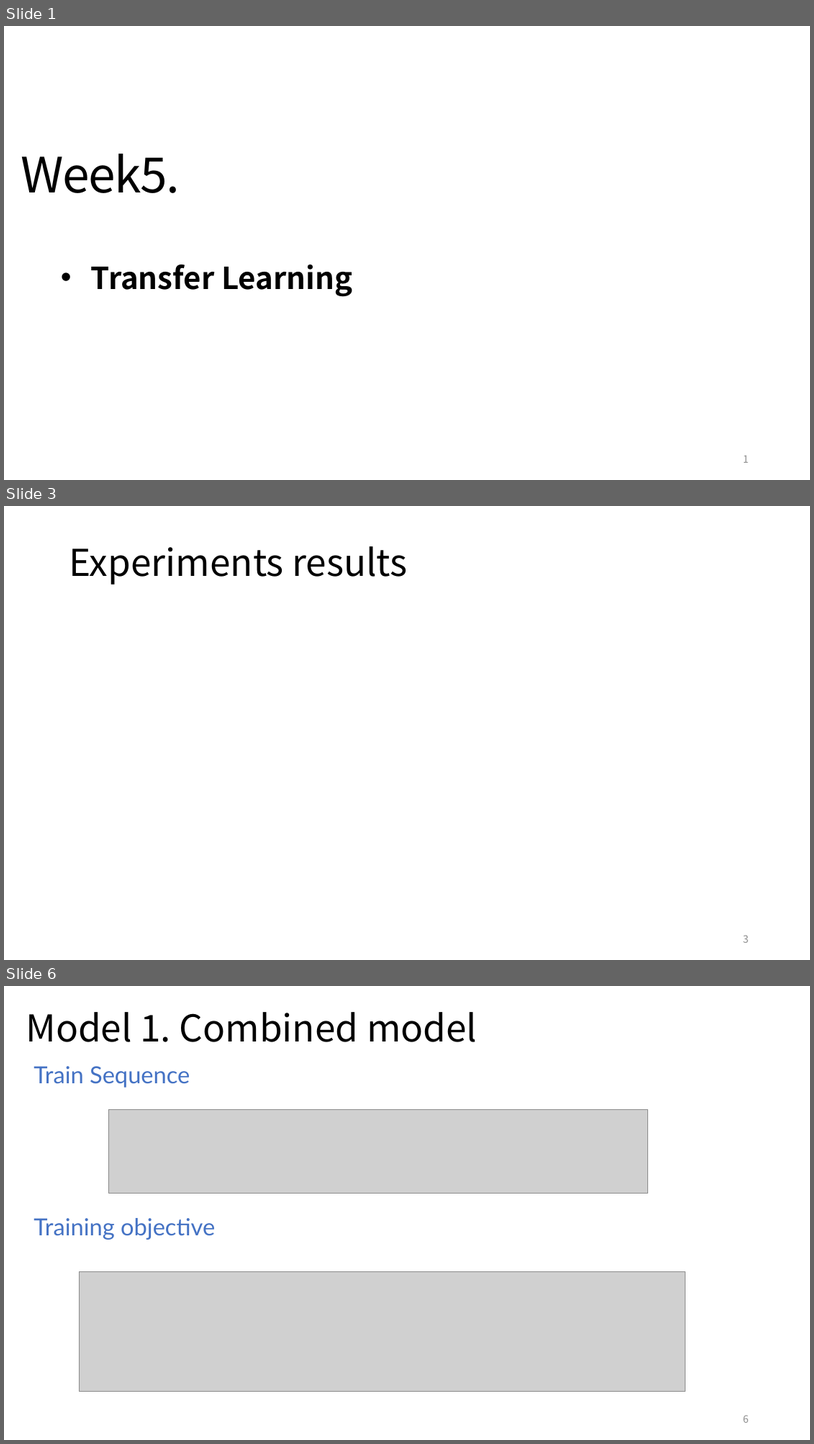
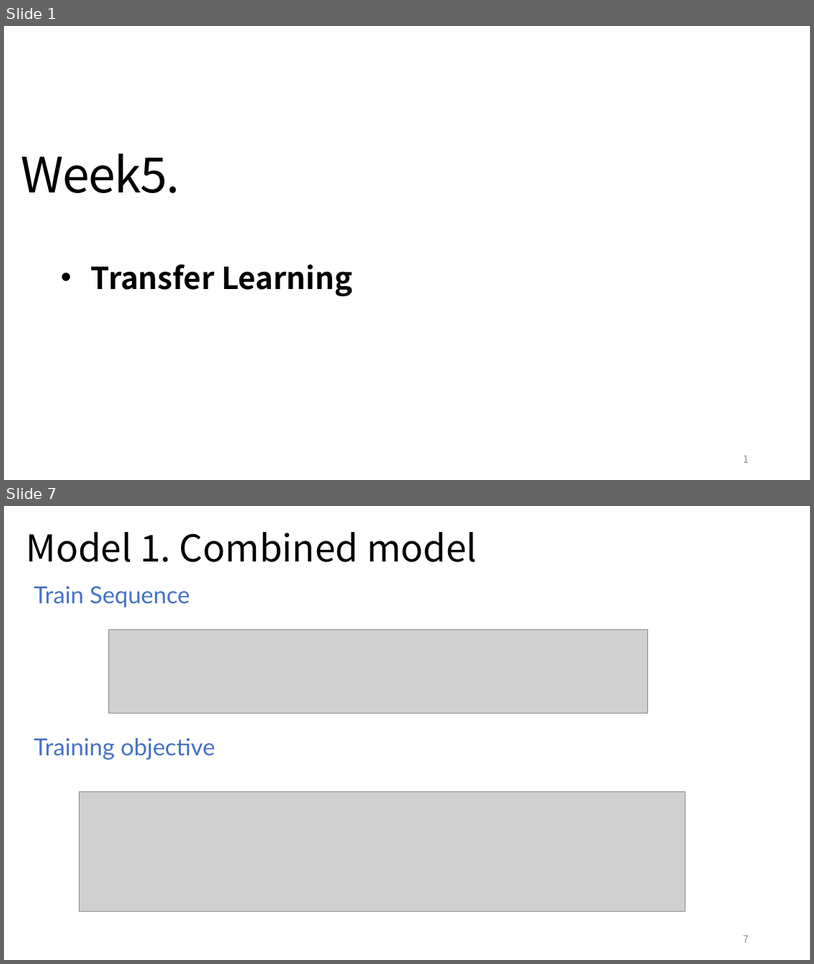
Before and after one commit to YunlongLin0125/Recommender-System, a slide deck: week5/Dissertation_5.pptx. Shown one above the other, each under a label of ours: slides 1, 3 and 6 before the commit, slides 1 and 7 after it; the slides between them are not shown. The pictures are 814x1444 and 814x964 pixels, drawn with LibreOffice and Linux fonts; fonts in the diff are those of the drawing; grey boxes stand for pictures. Boxes give left, top, right and bottom in pixels: in the first picture for what was removed or moved away, otherwise in the second. Text is boxed around its words. In the diff, an @@ line names an element or a change of style, - is before the commit and + after.

```diff
--- a/week5/Dissertation_5.pptx
+++ b/week5/Dissertation_5.pptx
@@ slide 3 removed at [4,506,810,960], background #FFFFFF @@
@@ title removed at [69,546,407,584] @@
-Experiments results
@@ page number removed at [743,934,749,942] @@
-3
@@ what was slide 6 is now slide 7 @@
@@ page number at [743,935,749,942]: text changed @@
-6
+7
```
Also in this commit, not shown: 1 slide changed, 4 slides added, 2 other slides removed, 3 other files.
